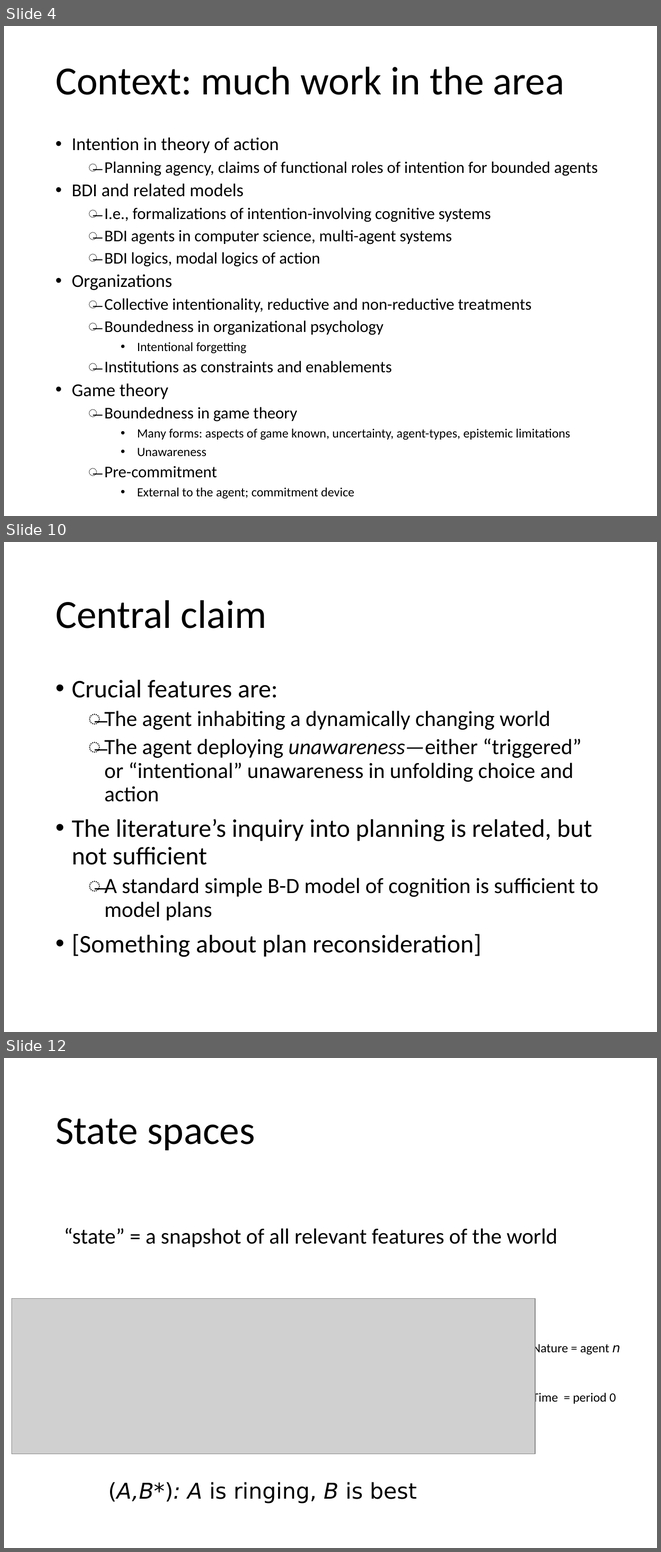
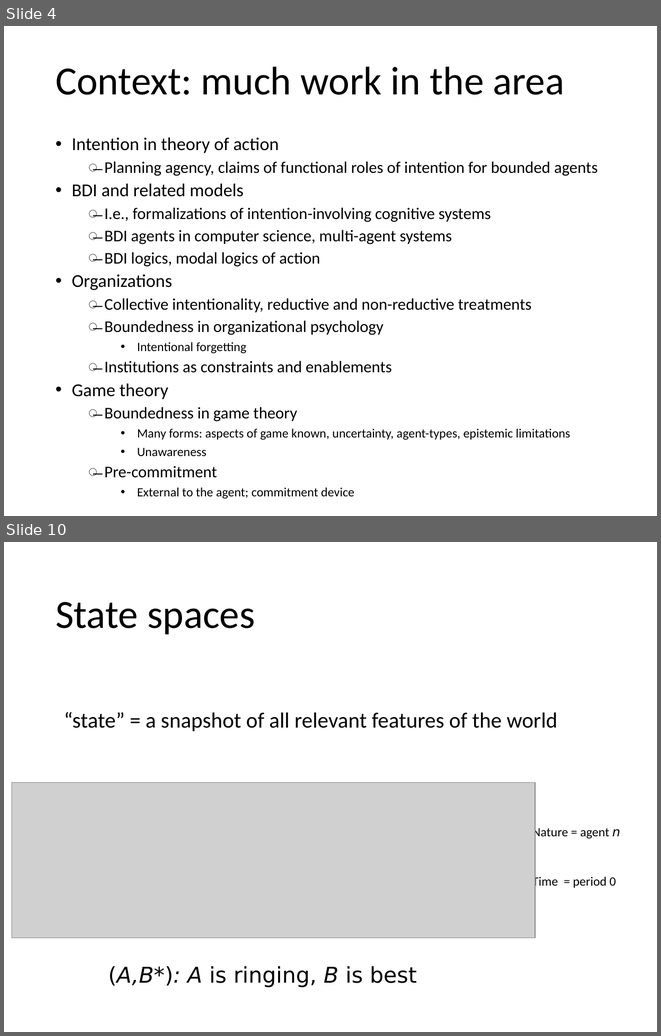
Before and after one commit to mdryall/Epstein-Ryall-Project-1, a slide deck: Preso_Mats/Game theory and intentions for SO2021 2.pptx. Shown one above the other, each under a label of ours: slides 4, 10 and 12 before the commit, slides 4 and 10 after it; the slides between them are not shown. The pictures are 661x1552 and 661x1036 pixels, drawn with LibreOffice and Linux fonts; fonts in the diff are those of the drawing; grey boxes stand for pictures. Boxes give left, top, right and bottom in pixels: in the first picture for what was removed or moved away, otherwise in the second. Text is boxed around its words. In the diff, an @@ line names an element or a change of style, - is before the commit and + after.

```diff
--- a/Preso_Mats/Game theory and intentions for SO2021 2.pptx
+++ b/Preso_Mats/Game theory and intentions for SO2021 2.pptx
@@ slide 10 removed at (x1=4, y1=542, x2=657, y2=1032), background #FFFFFF @@
@@ title removed at (x1=55, y1=600, x2=267, y2=628) @@
-Central claim
@@ text removed at (x1=72, y1=679, x2=599, y2=957) @@
-• Crucial features are:
-  ̶ The agent inhabiting a dynamically changing world
-  ̶ The agent deploying unawareness—either “triggered” or “intentional” unawareness in unfolding choice and action
-• The literature’s inquiry into planning is related, but not sufficient
-  ̶ A standard simple B-D model of cognition is sufficient to model plans
-• [Something about plan reconsideration]
@@ what was slide 12 is now slide 10 @@
```
Also in this commit, not shown: 10 slides changed, 1 other slide removed.
